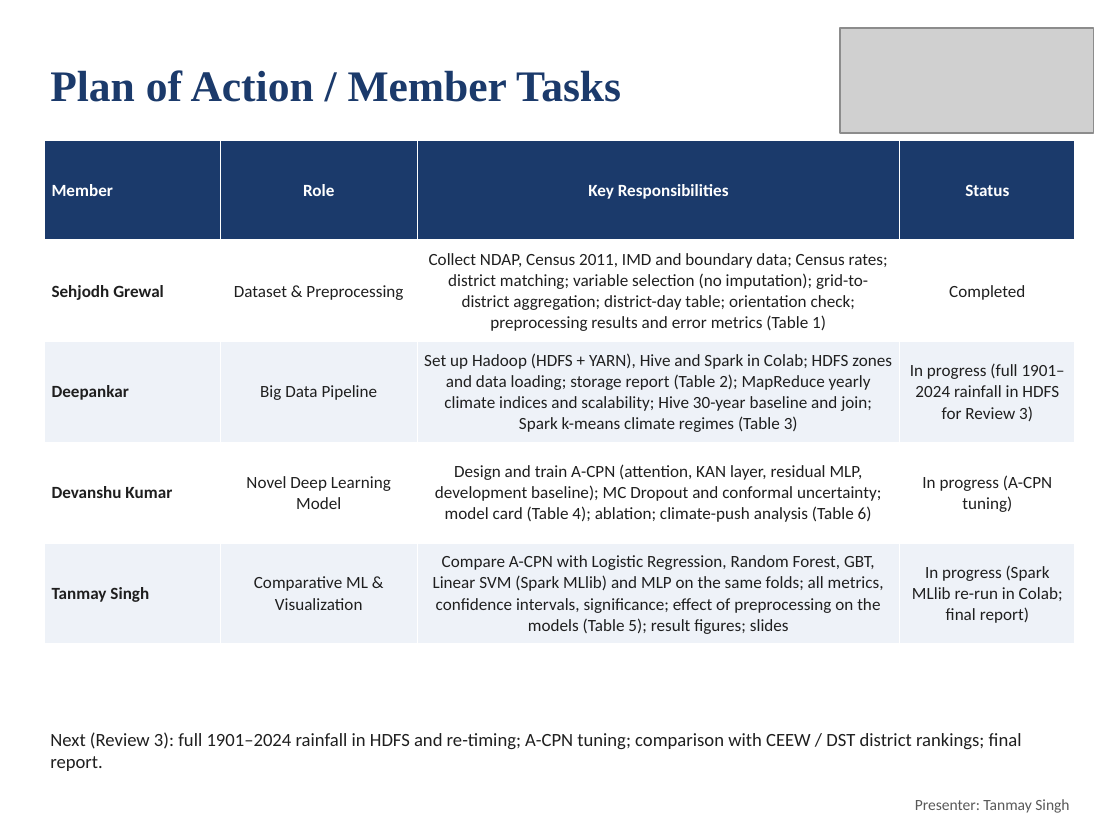
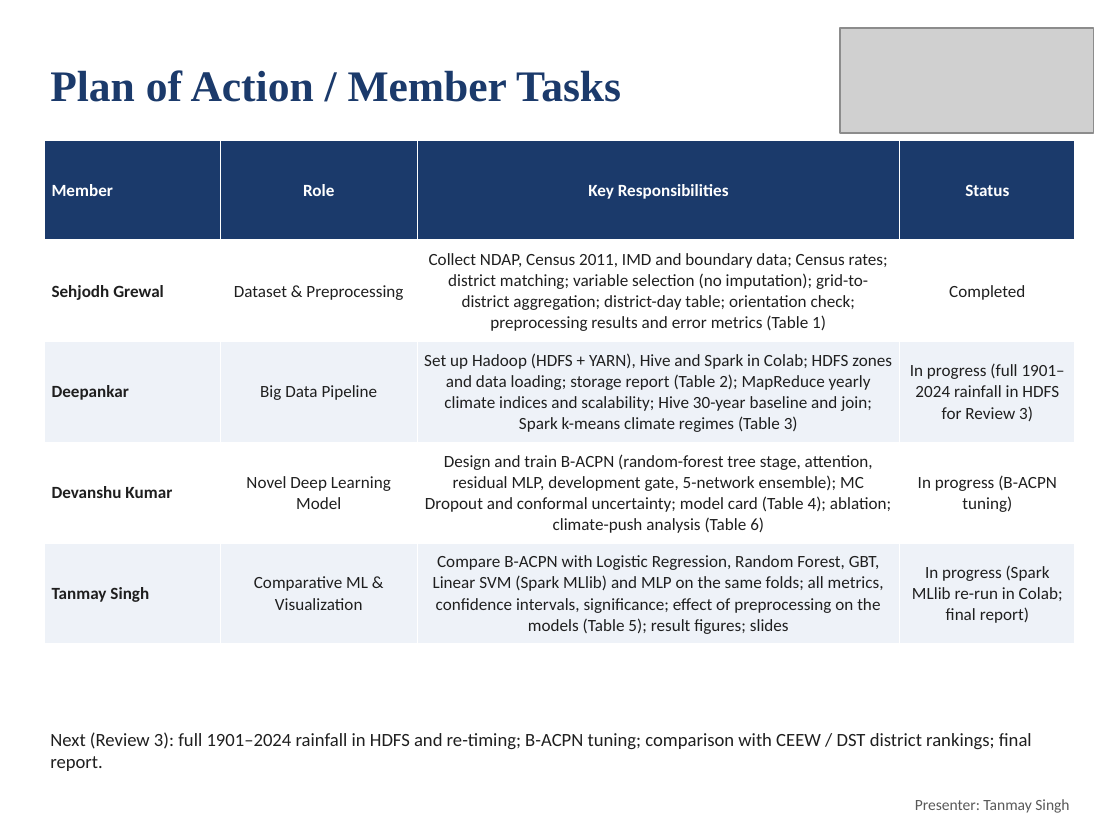
Before and after one commit to deepankarkumar1310/hadoop-ml-algorithm-, a slide deck: slide 30 of docs/Review2_Deck.pptx. Drawn at 1120x840 pixels with LibreOffice and Linux fonts; fonts in the diff are those of the drawing; grey boxes stand for pictures. Boxes give left, top, right and bottom in pixels: in the first picture for what was removed or moved away, otherwise in the second. Text is boxed around its words. In the diff, an @@ line names an element or a change of style, - is before the commit and + after.

Commit message:
B-ACPN: raw-feature and ablation runs; all tables, figures, README and deck rebuilt

```diff
--- a/docs/Review2_Deck.pptx
+++ b/docs/Review2_Deck.pptx
@@ table at (45, 140, 1076, 644) @@
-row 4, column 3: Design and train A-CPN (attention, KAN layer, residual MLP, development baseline); MC Dropout and conformal uncertainty; model card (Table 4); ablation; climate-push analysis (Table 6)
+row 4, column 3: Design and train B-ACPN (random-forest tree stage, attention, residual MLP, development gate, 5-network ensemble); MC Dropout and conformal uncertainty; model card (Table 4); ablation; climate-push analysis (Table 6)
-row 4, column 4: In progress (A-CPN tuning)
+row 4, column 4: In progress (B-ACPN tuning)
-row 5, column 3: Compare A-CPN with Logistic Regression, Random Forest, GBT, Linear SVM (Spark MLlib) and MLP on the same folds; all metrics, confidence intervals, significance; effect of preprocessing on the models (Table 5); result figures; slides
+row 5, column 3: Compare B-ACPN with Logistic Regression, Random Forest, GBT, Linear SVM (Spark MLlib) and MLP on the same folds; all metrics, confidence intervals, significance; effect of preprocessing on the models (Table 5); result figures; slides
@@ text at (50, 732, 1032, 771): text changed @@
-Next (Review 3): full 1901–2024 rainfall in HDFS and re-timing; A-CPN tuning; comparison with CEEW / DST district rankings; final report.
+Next (Review 3): full 1901–2024 rainfall in HDFS and re-timing; B-ACPN tuning; comparison with CEEW / DST district rankings; final report.
```
Also in this commit, not shown: 16 other slides changed, 40 other files.
